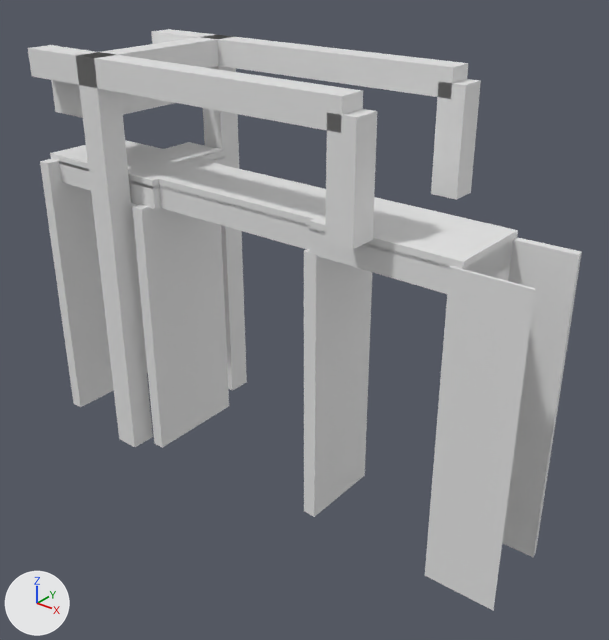
One commit to the glTF model models/wergea/wergea-stringbrege/wergea-stringbrege.glb: the scene before it, then after it.
The view is the same before and after, from a 50 mm camera at (17.6, -20.0, 8.3) aimed at (1.7, -0.1, -4.0). Arrows for +X, +Y and +Z are at lower left; the lights stay in place. The first picture is the older version.

The scene before the commit, as lines of its bpy script (objects in view):
```python
ob_building_balans = bpy.data.objects.new('building:balans', me_balans)
ob_building_balans.location = (0.0, 0.0, 0.0)
ob_building_balans_2 = bpy.data.objects.new('building:balans 2', me_balans_2)
ob_building_balans_2.location = (0.0, 0.0, 0.0)
ob_building_contragewicht = bpy.data.objects.new('building:contragewicht', me_contragewicht)
ob_building_contragewicht.location = (0.0, 0.0, 0.0)
ob_building_hamei = bpy.data.objects.new('building:hamei', me_hamei)
ob_building_hamei.location = (0.0, 0.0, 0.0)
ob_building_hamei_2 = bpy.data.objects.new('building:hamei 2', me_hamei_2)
ob_building_hamei_2.location = (0.0, 0.0, 0.0)
ob_building_hangstang = bpy.data.objects.new('building:hangstang', me_hangstang)
ob_building_hangstang.location = (0.0, 0.0, 0.0)
ob_building_hangstang_2 = bpy.data.objects.new('building:hangstang 2', me_hangstang_2)
ob_building_hangstang_2.location = (0.0, 0.0, 0.0)
ob_building_portaal = bpy.data.objects.new('building:portaal', me_portaal)
ob_building_portaal.location = (0.0, 0.0, 0.0)
ob_road_fietspad = bpy.data.objects.new('road:fietspad', me_fietspad)
ob_road_fietspad.location = (0.0, 0.0, 0.0)
# also in view: 'building:pijler 2' at (-3.5, -0.6, -5.3); 'road:fietspad 3' at (-5.7, 0.0, 0.2); 'road:landhoofd' at (-8.2, -0.7, -4.9); 'road:dek' at (6.0, -0.6, -0.2); 'road:landhoofd 2' at (9.2, -0.6, -4.9)
```
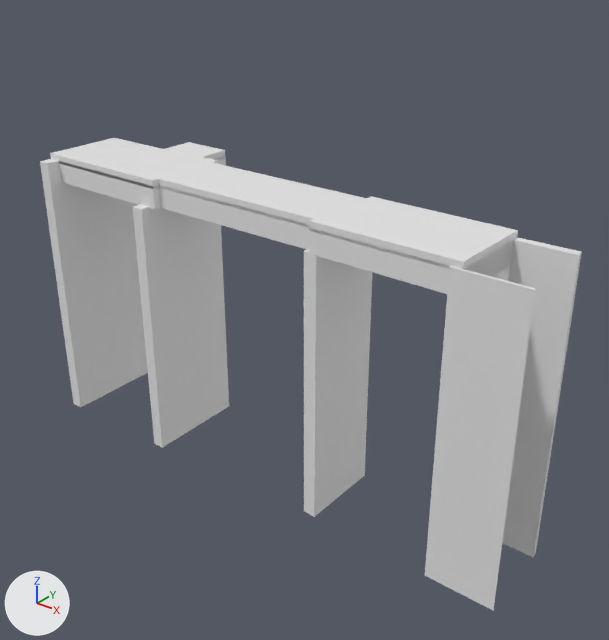
Pixel boxes [x1, y1, x2, y2] of what changed, in the pictures (609 x 640 px):
'building:hamei 2', deleted
    before: [76, 53, 153, 447]
'building:balans 2', deleted
    before: [28, 45, 363, 133]
'building:balans', deleted
    before: [151, 29, 468, 99]
'building:hangstang 2', deleted
    before: [325, 109, 377, 249]
'building:hamei', deleted
    before: [203, 35, 247, 391]
'building:hangstang', deleted
    before: [431, 79, 481, 200]
'building:portaal', deleted
    before: [93, 36, 223, 68]
'building:contragewicht', deleted
    before: [51, 80, 174, 118]

The edits, one by one:
Object 'building:hamei' (ob_building_hamei) is deleted.
Object 'building:hamei 2' (ob_building_hamei_2) is deleted.
Object 'building:portaal' (ob_building_portaal) is deleted.
Object 'building:balans' (ob_building_balans) is deleted.
Object 'building:hangstang' (ob_building_hangstang) is deleted.
Object 'building:balans 2' (ob_building_balans_2) is deleted.
Object 'building:hangstang 2' (ob_building_hangstang_2) is deleted.
Object 'building:contragewicht' (ob_building_contragewicht) is deleted.
